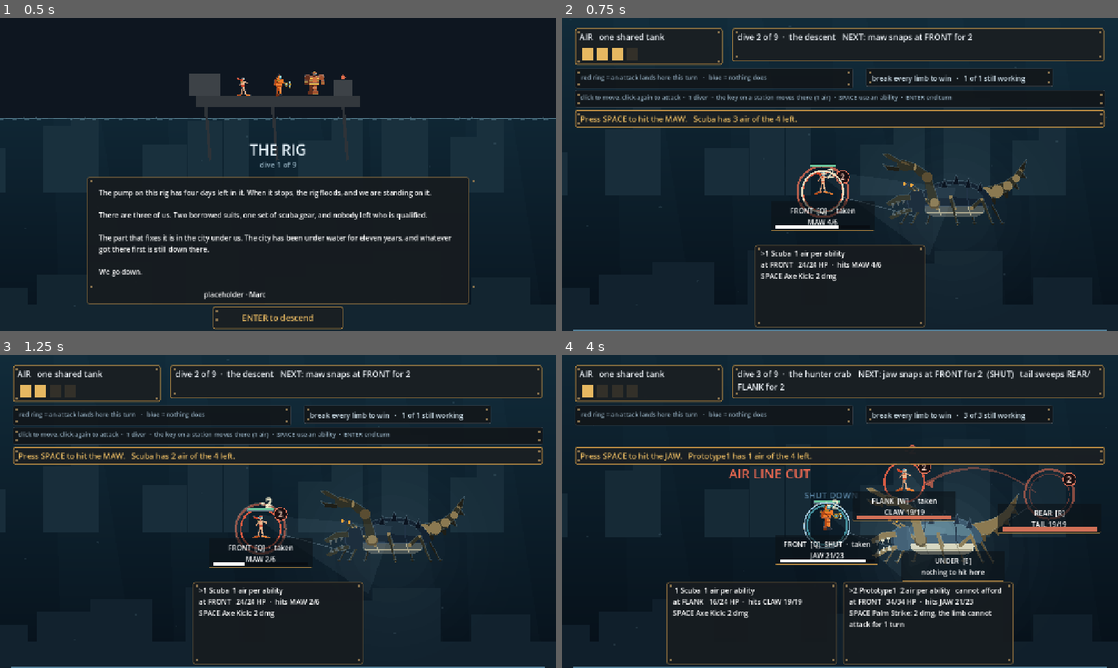
Above: before the commit, frames 1-4 (two rows, left to right).
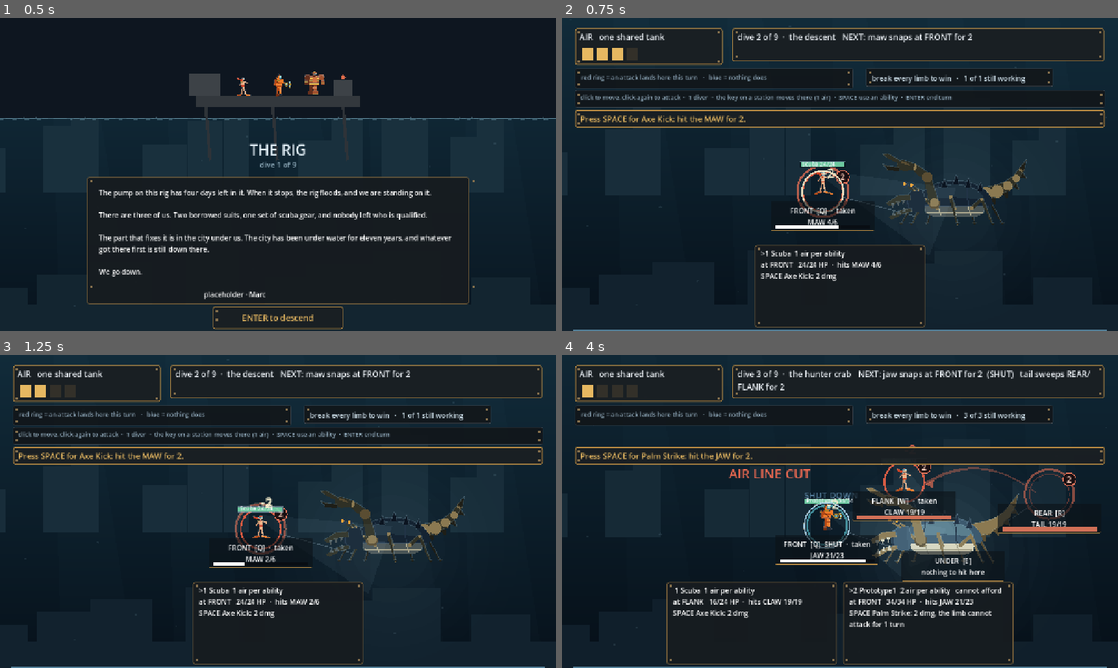
Above: after the commit, the same moments.

Repository: ImmortalDemonGod/salvage
Game: Godot game, scene res://game/main.tscn
Two runs of this game, one before a commit and one after it. Both use one fixed random seed, a clock stepped at 60 frames per second and the inputs below.
Inputs (mouse positions are in pixels of both pictures, inside the frame that each line leads up to):
- Up to frame 1 (0.5 s): no input
- Up to frame 2 (0.75 s): tap Enter at 0.5 s; move the mouse to (962, 158) at 0.52 s; hold W from 0.53 s (still down); tap 1 at 0.6 s; click (962, 158) at 0.67 s
- Up to frame 3 (1.25 s): keep holding W; tap Space at 0.77 s
- Up to frame 4 (4 s): release W at 1.25 s; tap Enter every 0.75 s from 1.25 to 3.5 s; drag from (728, 527) to (812, 574) at 1.27 s; move the mouse to (895, 442) at 2.02 s; hold W 2.03-2.75 s; tap 3 at 2.1 s; drag from (812, 574) to (673, 464) at 2.77 s; move the mouse to (1006, 558) at 3.52 s; tap Q at 3.6 s; tap Space at 3.77 s

Frame 1 is identical in both runs. In frame 2, 0.5% of the frame differs, in the area x 12-51%, y 31-48%; in frame 3, 0.5%, in the area x 12-51%, y 31-51%; in frame 4, 0.5%.

Commit message:
name the key, and put the health where the diver is
Two more from the playtest.

He hit the second ability four beats in with no warning: now it's F to use
an ability, I thought it was space. The only notice had been a key list
quietly growing by one letter. The prompt names the key it wants every
turn, by ability name, and says outright when a diver has a second one.

And: do I even have health? Oh, I guess I do have health because I'm about
to die. The diver bar was sixty pixels wide above a sprite. It is now the
size of the limb bars, carries the name and the numbers, and the prompt
interrupts with a plain warning when somebody drops under a third.

Diff:
--- a/game/main.gd
+++ b/game/main.gd
@@ -570,6 +570,9 @@
 		return ""
 	if combat.air <= 0:
 		return "Out of air. Press ENTER to end the turn and refill the tank."
+	if float(d.hp) / max(1.0, float(d.max_hp)) <= 0.34:
+		return "%s is at %d of %d and will go down soon. Move somewhere nothing is announced, or finish the limb that is hitting them." % [
+			d.dname, int(d.hp), int(d.max_hp)]
 	if not combat.can_attack(d):
 		var safe_far := -1
 		for st in combat.OPEN_STATIONS:
@@ -608,8 +611,11 @@
 	if empty_swing:
 		return "An attack will hit empty water and tear an air line: you lose 1 air next turn. Stand in it, or accept it."
 	if lb2 >= 0:
-		return "Press SPACE to hit the %s.   %s has %d air of the %d left." % [
-			String(combat.LIMB_NAMES[lb2]).to_upper(), d.dname, combat.air, combat.air_this_turn()]
+		var line := "Press SPACE for %s: hit the %s for %d." % [
+			String(d.kit[0].name), String(combat.LIMB_NAMES[lb2]).to_upper(), int(d.kit[0].dmg)]
+		if d.kit.size() > 1:
+			line += "   Or F for %s." % String(d.kit[1].name)
+		return line
 	return "Press ENTER to end the turn."
 
 # never leave the player holding a diver who cannot act
@@ -1400,7 +1406,10 @@
 			continue
 		var f: Vector2 = diver_foot(d) + fx.diver_offset(int(d.id)) + fx.idle(int(d.id))
 		var frac: float = float(d.hp) / max(1.0, float(d.max_hp))
-		_bar(f + Vector2(-30, -DIVER_SCALE - 4), 60, 7, frac, BAR_OK if frac > 0.34 else BAR_LOW)
+		_bar(f + Vector2(-52, -DIVER_SCALE - 8), 104, 13, frac, BAR_OK if frac > 0.34 else BAR_LOW)
+		var df: Font = ThemeDB.fallback_font
+		draw_string(df, f + Vector2(-48, -DIVER_SCALE + 2), "%s %d/%d" % [String(d.dname), int(d.hp), int(d.max_hp)],
+			HORIZONTAL_ALIGNMENT_LEFT, -1, 13, Color(0.96, 0.98, 1.0))
 
 func _draw() -> void:
 	# Paint the ACTUAL rect, not the design size. With stretch/expand the
